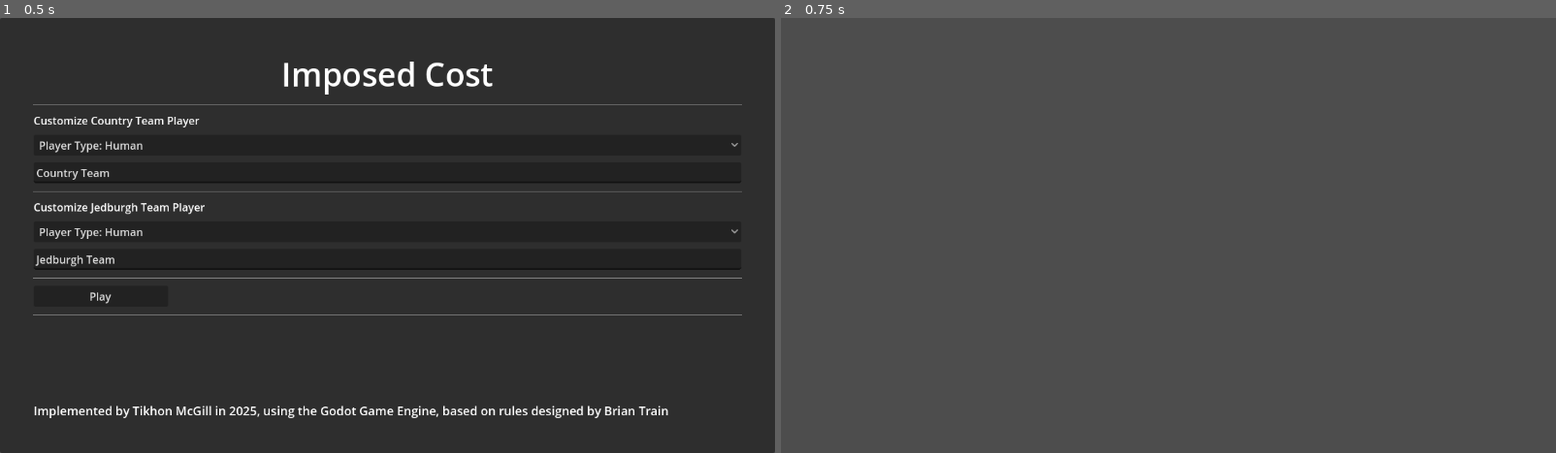
Above: before the commit, frames 1-2 (left to right).
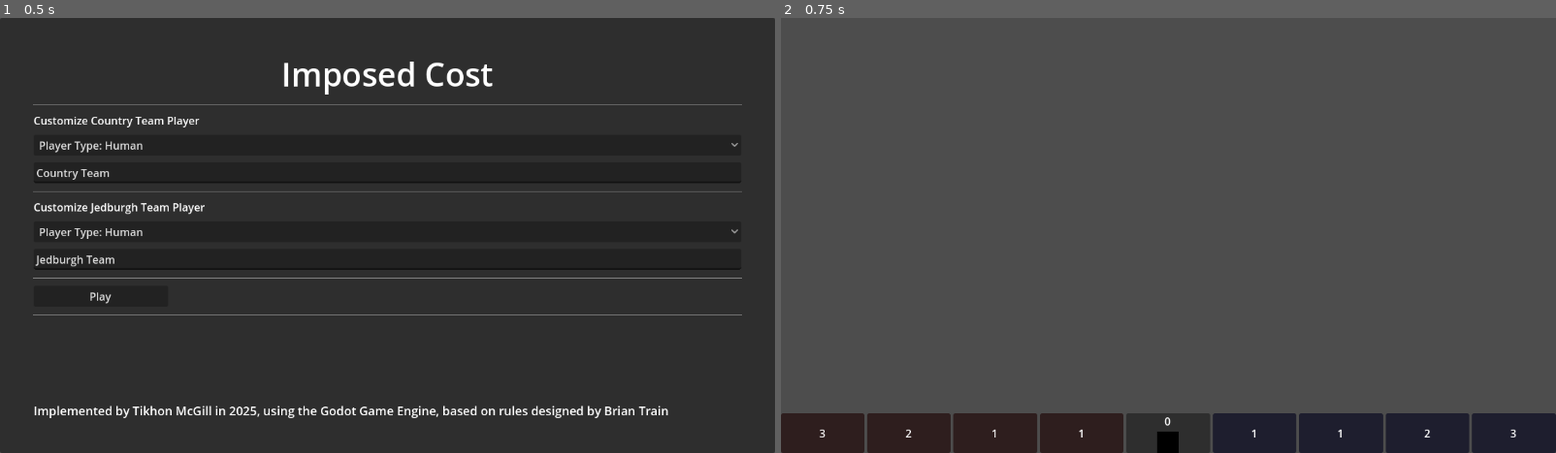
Above: after the commit, the same moments.

Repository: TikhonMcGill/ImposedCost
Game: Godot game, scene res://assets/scenes/main_menu/main_menu.tscn
Two runs of this game, one before a commit and one after it. Both use one fixed random seed, a clock stepped at 60 frames per second and the inputs below. The engine's default icon, where the game draws it, is replaced by a stand-in: a white triangle on a blue panel in a dark square.
Inputs:
- Up to frame 1 (0.5 s): no input
- Up to frame 2 (0.75 s): click "Play" at 0.5 s

Frame 1 is identical in both runs. In frame 2, 8.8% of the frame differs, in the area x 0-100%, y 90-100%.
Error before the commit: Assertion failed: Human, Utility, Minimax not Implemented yet (res://assets/scenes/game/game.gd:19)
Error after the commit: Assertion failed: Human, Utility, Minimax not Implemented yet (res://assets/scenes/game/game.gd:20)

Commit message:
Implement Graphical HN Influence Track

Diff:
--- a/assets/scenes/game/game.gd
+++ b/assets/scenes/game/game.gd
@@ -10,6 +10,7 @@
 var jedburgh_team_player: Player
 
 @onready var project_container_container: HBoxContainer = $GameBoard/ProjectContainerContainer
+@onready var host_nation_influence_track: HostNationInfluenceTrack = $GameBoard/HostNationInfluenceTrack
 
 func _ready() -> void:
 	_setup_game()
@@ -95,5 +96,6 @@
 
 	game_state.setup_game()
 	game_state.move_taken.connect(handle_move_taken)
+	game_state.host_nation_influence_changed.connect(host_nation_influence_track.set_hn_influence)
 
 	country_team_player.take_turn()
--- a/assets/scenes/game/game.tscn
+++ b/assets/scenes/game/game.tscn
@@ -1,6 +1,7 @@
-[gd_scene load_steps=2 format=3 uid="uid://bhuq1yrd5xvgf"]
+[gd_scene load_steps=3 format=3 uid="uid://bhuq1yrd5xvgf"]
 
 [ext_resource type="Script" path="res://assets/scenes/game/game.gd" id="1_u5a5u"]
+[ext_resource type="PackedScene" uid="uid://c6is68qvrlrb2" path="res://assets/scenes/game/host_nation_influence_track/host_nation_influence_track.tscn" id="2_0bv3r"]
 
 [node name="Game" type="Node"]
 script = ExtResource("1_u5a5u")
@@ -15,3 +16,6 @@
 [node name="ProjectContainerContainer" type="HBoxContainer" parent="GameBoard"]
 layout_mode = 2
 size_flags_vertical = 3
+
+[node name="HostNationInfluenceTrack" parent="GameBoard" instance=ExtResource("2_0bv3r")]
+layout_mode = 2
--- /dev/null
+++ b/assets/scenes/game/host_nation_influence_track/host_nation_influence_track.gd
@@ -0,0 +1,16 @@
+class_name HostNationInfluenceTrack
+extends HBoxContainer
+
+##A Graphical Representation of the Host Nation Influence Track in Imposed Cost
+
+@export var influence_pointer: ColorRect ##The Influence Pointer
+
+@export var influence_slots: Array[PanelContainer] ##The Individual Slots for PanelContainers, which should contain a VBoxContainer as well
+
+##Set the Host Nation Influence Position
+func set_hn_influence(pos: int) -> void:
+	pos = clampi(pos, -4, 4)
+
+	var new_index: int = 4 + pos
+	influence_pointer.get_parent().remove_child(influence_pointer)
+	influence_slots[new_index].get_node("VBoxContainer").add_child(influence_pointer)
--- /dev/null
+++ b/assets/scenes/game/host_nation_influence_track/host_nation_influence_track.tscn
@@ -0,0 +1,154 @@
+[gd_scene load_steps=2 format=3 uid="uid://c6is68qvrlrb2"]
+
+[ext_resource type="Script" path="res://assets/scenes/game/host_nation_influence_track/host_nation_influence_track.gd" id="1_8qkh5"]
+
+[node name="HostNationInfluenceTrack" type="HBoxContainer" node_paths=PackedStringArray("influence_pointer", "influence_slots")]
+anchors_preset = 15
+anchor_right = 1.0
+anchor_bottom = 1.0
+grow_horizontal = 2
+grow_vertical = 2
+script = ExtResource("1_8qkh5")
+influence_pointer = NodePath("PanelContainer5/VBoxContainer/InfluencePointer")
+influence_slots = [NodePath("PanelContainer"), NodePath("PanelContainer2"), NodePath("PanelContainer3"), NodePath("PanelContainer4"), NodePath("PanelContainer5"), NodePath("PanelContainer6"), NodePath("PanelContainer7"), NodePath("PanelContainer8"), NodePath("PanelContainer9")]
+
+[node name="PanelContainer" type="PanelContainer" parent="."]
+self_modulate = Color(1, 0, 0, 1)
+layout_mode = 2
+size_flags_horizontal = 3
+
+[node name="VBoxContainer" type="VBoxContainer" parent="PanelContainer"]
+layout_mode = 2
+
+[node name="Label" type="Label" parent="PanelContainer/VBoxContainer"]
+layout_mode = 2
+size_flags_vertical = 3
+text = "3"
+horizontal_alignment = 1
+vertical_alignment = 1
+
+[node name="PanelContainer2" type="PanelContainer" parent="."]
+self_modulate = Color(1, 0, 0, 1)
+layout_mode = 2
+size_flags_horizontal = 3
+
+[node name="VBoxContainer" type="VBoxContainer" parent="PanelContainer2"]
+layout_mode = 2
+
+[node name="Label" type="Label" parent="PanelContainer2/VBoxContainer"]
+layout_mode = 2
+size_flags_vertical = 3
+text = "2"
+horizontal_alignment = 1
+vertical_alignment = 1
+
+[node name="PanelContainer3" type="PanelContainer" parent="."]
+self_modulate = Color(1, 0, 0, 1)
+layout_mode = 2
+size_flags_horizontal = 3
+
+[node name="VBoxContainer" type="VBoxContainer" parent="PanelContainer3"]
+layout_mode = 2
+
+[node name="Label" type="Label" parent="PanelContainer3/VBoxContainer"]
+layout_mode = 2
+size_flags_vertical = 3
+text = "1"
+horizontal_alignment = 1
+vertical_alignment = 1
+
+[node name="PanelContainer4" type="PanelContainer" parent="."]
+self_modulate = Color(1, 0, 0, 1)
+layout_mode = 2
+size_flags_horizontal = 3
+
+[node name="VBoxContainer" type="VBoxContainer" parent="PanelContainer4"]
+layout_mode = 2
+
+[node name="Label" type="Label" parent="PanelContainer4/VBoxContainer"]
+layout_mode = 2
+size_flags_vertical = 3
+text = "1"
+horizontal_alignment = 1
+vertical_alignment = 1
+
+[node name="PanelContainer5" type="PanelContainer" parent="."]
+layout_mode = 2
+size_flags_horizontal = 3
+
+[node name="VBoxContainer" type="VBoxContainer" parent="PanelContainer5"]
+layout_mode = 2
+
+[node name="Label" type="Label" parent="PanelContainer5/VBoxContainer"]
+layout_mode = 2
+size_flags_vertical = 3
+text = "0"
+horizontal_alignment = 1
+vertical_alignment = 1
+
+[node name="InfluencePointer" type="ColorRect" parent="PanelContainer5/VBoxContainer"]
+custom_minimum_size = Vector2(32, 32)
+layout_mode = 2
+size_flags_horizontal = 4
+size_flags_vertical = 4
+color = Color(0, 0, 0, 1)
+
+[node name="PanelContainer6" type="PanelContainer" parent="."]
+self_modulate = Color(0, 0, 1, 1)
+layout_mode = 2
+size_flags_horizontal = 3
+
+[node name="VBoxContainer" type="VBoxContainer" parent="PanelContainer6"]
+layout_mode = 2
+
+[node name="Label" type="Label" parent="PanelContainer6/VBoxContainer"]
+layout_mode = 2
+size_flags_vertical = 3
+text = "1"
+horizontal_alignment = 1
+vertical_alignment = 1
+
+[node name="PanelContainer7" type="PanelContainer" parent="."]
+self_modulate = Color(0, 0, 1, 1)
+layout_mode = 2
+size_flags_horizontal = 3
+
+[node name="VBoxContainer" type="VBoxContainer" parent="PanelContainer7"]
+layout_mode = 2
+
+[node name="Label" type="Label" parent="PanelContainer7/VBoxContainer"]
+layout_mode = 2
+size_flags_vertical = 3
+text = "1"
+horizontal_alignment = 1
+vertical_alignment = 1
+
+[node name="PanelContainer8" type="PanelContainer" parent="."]
+self_modulate = Color(0, 0, 1, 1)
+layout_mode = 2
+size_flags_horizontal = 3
+
+[node name="VBoxContainer" type="VBoxContainer" parent="PanelContainer8"]
+layout_mode = 2
+
+[node name="Label" type="Label" parent="PanelContainer8/VBoxContainer"]
+layout_mode = 2
+size_flags_vertical = 3
+text = "2"
+horizontal_alignment = 1
+vertical_alignment = 1
+
+[node name="PanelContainer9" type="PanelContainer" parent="."]
+self_modulate = Color(0, 0, 1, 1)
+layout_mode = 2
+size_flags_horizontal = 3
+
+[node name="VBoxContainer" type="VBoxContainer" parent="PanelContainer9"]
+layout_mode = 2
+
+[node name="Label" type="Label" parent="PanelContainer9/VBoxContainer"]
+layout_mode = 2
+size_flags_vertical = 3
+text = "3"
+horizontal_alignment = 1
+vertical_alignment = 1
--- a/assets/scripts/game_state/game_state.gd
+++ b/assets/scripts/game_state/game_state.gd
@@ -5,6 +5,7 @@
 
 signal card_drawn(card: Card) ##Emitted when a Card is drawn
 signal move_taken(move: Move) ##Emitted when a Move has been Taken
+signal host_nation_influence_changed(new_hn_influence: int) ##Emitted when HN Influence Changes
 
 enum TEAM{
 	COUNTRY,
@@ -76,7 +77,8 @@
 var draw_pile: Array[Card] ##The Draw Pile
 var discard_pile: Array[Card] ##The Discard Pile
 
-var host_nation_influence: int = 0 ##The Influence of each team in the Host Nation - negative = Red Influence, Positive = Blue Influence
+var host_nation_influence: int = 0: ##The Influence of each team in the Host Nation - negative = Red Influence, Positive = Blue Influence
+	set = _set_hn_influence
 
 var current_turn_team: TEAM = TEAM.COUNTRY ##The Team whose Current Turn it is
 
@@ -347,3 +349,8 @@
 func transfer_to_phase(phase: PHASE, player: TEAM) -> void:
 	current_phase = phase
 	current_turn_team = player
+
+##Set Host Nation Influence
+func _set_hn_influence(new_val: int) -> void:
+	host_nation_influence = new_val
+	host_nation_influence_changed.emit(new_val)
Not shown, changed: admin/ideas.txt
Not shown, changed: admin/plans.txt
